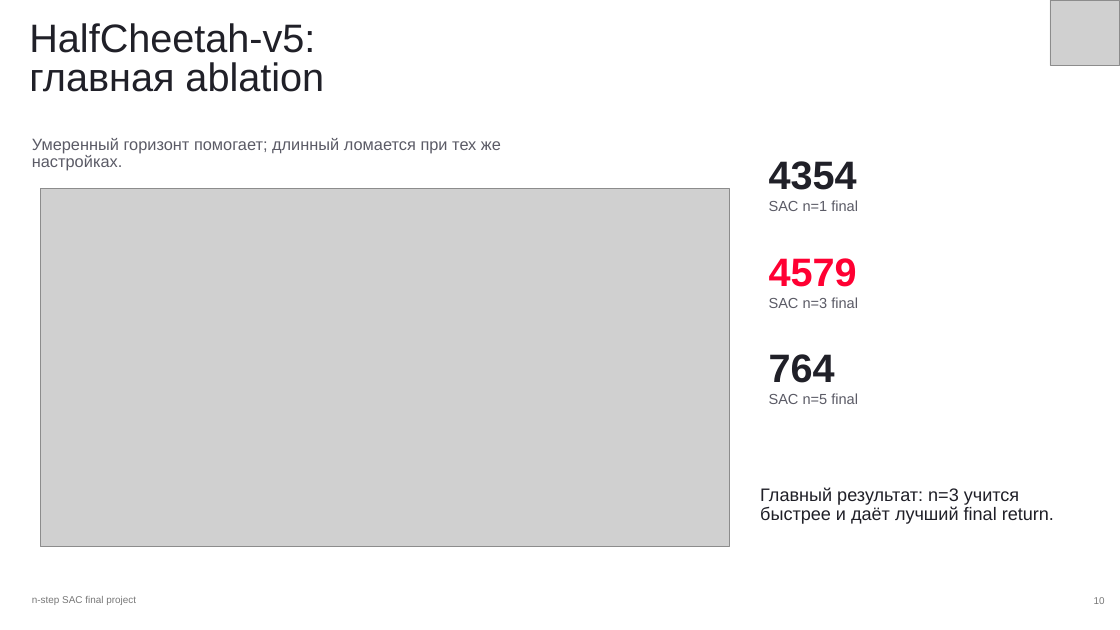
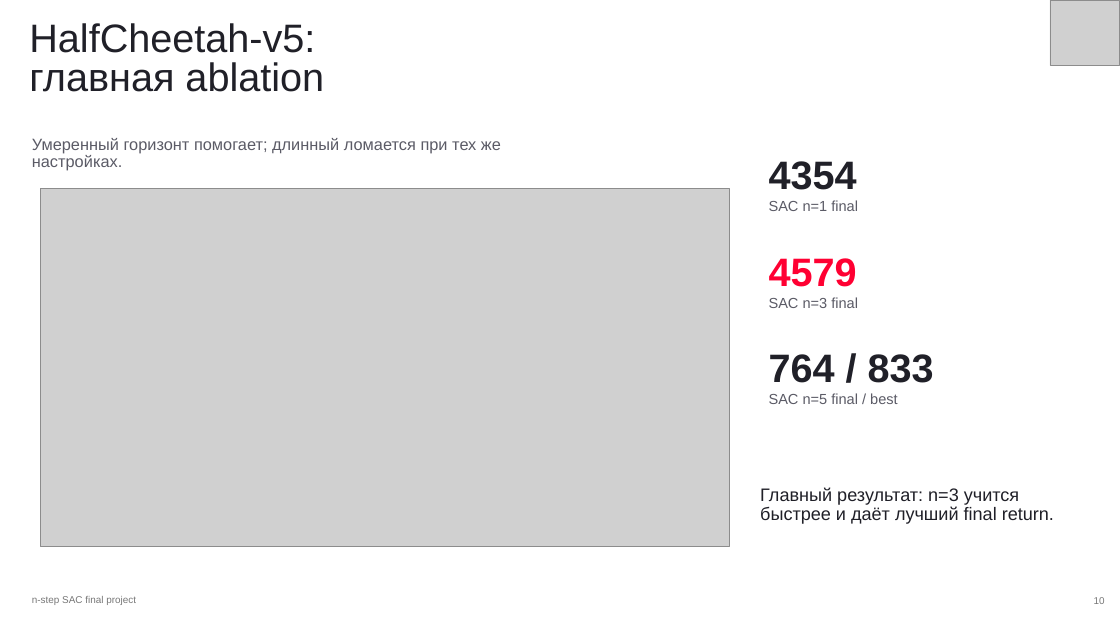
Before and after one commit to Therad445/nstep-sac-reproducibility, a slide deck: slide 10 of slides/nstep_sac_template_style_deck_ru.pptx. Drawn at 1120x630 pixels with LibreOffice and Linux fonts; fonts in the diff are those of the drawing; grey boxes stand for pictures. Boxes give left, top, right and bottom in pixels: in the first picture for what was removed or moved away, otherwise in the second. Text is boxed around its words. In the diff, an @@ line names an element or a change of style, - is before the commit and + after.

```diff
--- a/slides/nstep_sac_template_style_deck_ru.pptx
+++ b/slides/nstep_sac_template_style_deck_ru.pptx
@@ text at bbox=[769, 354, 934, 383]: text changed @@
-764
+764 / 833
@@ text at bbox=[769, 393, 898, 404]: text changed @@
-SAC n=5 final
+SAC n=5 final / best
```
Also in this commit, not shown: 5 other slides changed, 3 other files.
